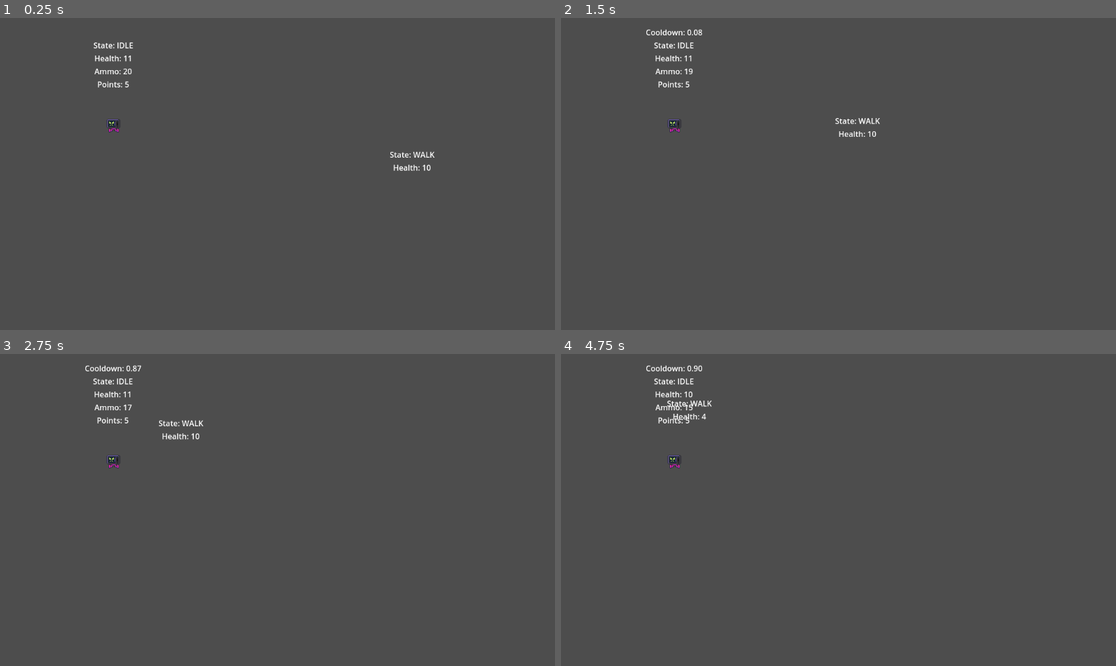
Above: before the commit, frames 1-4 (two rows, left to right).
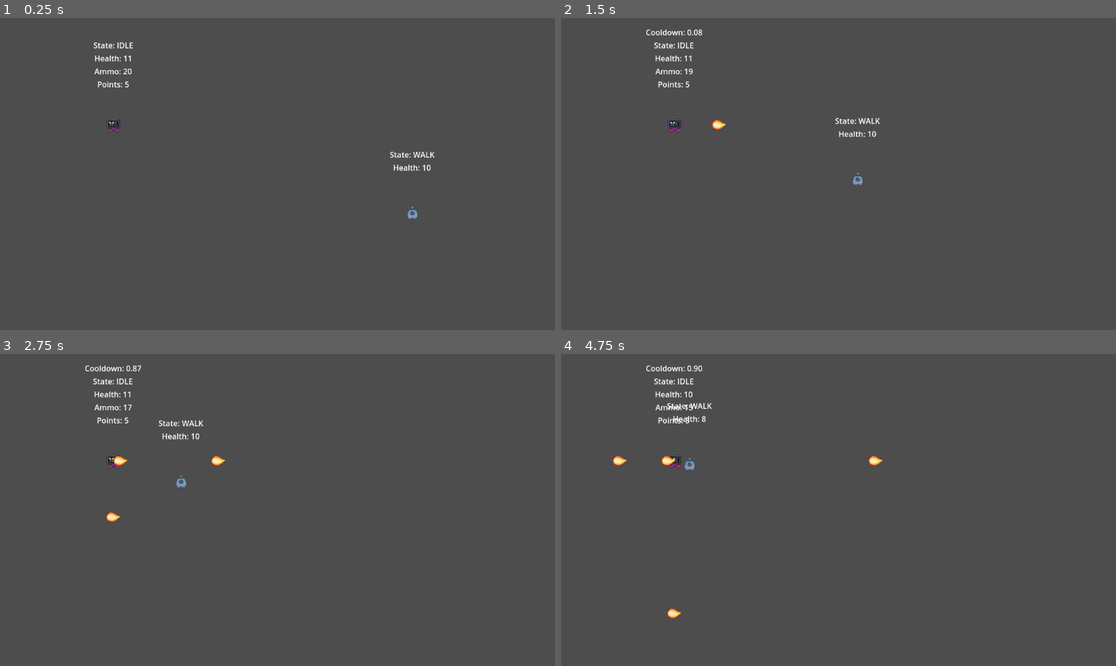
Above: after the commit, the same moments.

Repository: 1-lost-peon/3-minutes-on-high
Game: Godot game, scene res://scenes/debug_level.tscn
Same seed, same stepped clock (60 frames per second), same inputs: the game is played once before the commit and once after it.
Inputs:
- Up to frame 1 (0.25 s): no input
- Up to frame 2 (1.5 s): hold Right (attack_right) 0.53-1.28 s; hold Down (attack_down) from 1.28 s (still down)
- Up to frame 3 (2.75 s): release Down (attack_down) at 2.03 s; hold Right (attack_right) from 2.03 s (still down)
- Up to frame 4 (4.75 s): release Right (attack_right) at 2.78 s; hold Up (attack_up) 2.78-3.53 s; hold Left (attack_left) from 3.53 s (still down); tap X (debug_hurt) at 4.15 s

The runs differ from the first frame. In frame 1, less than 0.1% of the frame differs, in the area x 73-76%, y 60-65%; in frame 2, 0.1%; in frame 3, 0.2%; in frame 4, 0.5%, in the area x 9-58%, y 14-85%.

Commit message:
Added door, barricade, bullet png

Diff:
--- a/actors/barricade/barricade.gd
+++ b/actors/barricade/barricade.gd
@@ -1,13 +1,13 @@
 extends Node2D
-class_name Barricate
+class_name Barricade
 
-## Barricate in the world which is damageable.
+## Barricade in the world which is damageable.
 ## Enemies, Player and Projectiles can not pass through this obstacle.
 
-## Maximum hp of the barricate.
+## Maximum hp of the barricade.
 @export var max_hp : float = 25.0
 
-## Current hp of the barricate, defaults to the max_hp on ready.
+## Current hp of the barricade, defaults to the max_hp on ready.
 @onready var hp : float = self.max_hp
 
 func take_damage(amount : float) -> void:
@@ -18,11 +18,11 @@
 	else:
 		_show_take_damage_visual()
 
-# Show visual indicating barricate took damage.
+# Show visual indicating barricade took damage.
 func _show_take_damage_visual() -> void:
 	pass
 
-# Show the breaking barricate visual and then queue free this barricate.
+# Show the breaking barricade visual and then queue free this barricade.
 # Dont forget to disable being a obstacle feature while showing breaking visual.
 func _show_breaking_visual_and_queue_free() -> void:
 	pass
--- a/actors/bullets/bullets.tscn
+++ b/actors/bullets/bullets.tscn
@@ -1,10 +1,10 @@
 [gd_scene load_steps=4 format=3 uid="uid://b8kt0rrxbr81x"]
 
 [ext_resource type="Script" uid="uid://bocx6qpegtv7e" path="res://actors/bullets/bullets.gd" id="1_daqjf"]
-[ext_resource type="Texture2D" path="res://icon.svg" id="1_webx2"]
+[ext_resource type="Texture2D" uid="uid://dny3mrxsqwllq" path="res://actors/bullets/bullet.png" id="2_i6nwq"]
 
 [sub_resource type="CircleShape2D" id="CircleShape2D_webx2"]
-radius = 26.476404
+radius = 16.0
 
 [node name="Bullets" type="Area2D"]
 collision_layer = 0
@@ -12,14 +12,10 @@
 monitorable = false
 script = ExtResource("1_daqjf")
 
-[node name="Sprite2D" type="Sprite2D" parent="."]
-modulate = Color(3.3691526e-06, 0.5944735, 0.73033684, 1)
-scale = Vector2(2, 2)
-texture = ExtResource("1_webx2")
-region_enabled = true
-region_rect = Rect2(32, 48, 24, 32)
-
 [node name="CollisionShape2D" type="CollisionShape2D" parent="."]
 shape = SubResource("CircleShape2D_webx2")
 
+[node name="Bullet" type="Sprite2D" parent="."]
+texture = ExtResource("2_i6nwq")
+
 [connection signal="body_entered" from="." to="." method="_on_body_entered"]
--- a/actors/door/door.gd
+++ b/actors/door/door.gd
@@ -5,13 +5,13 @@
 
 @export var is_barricaded : bool = false
 @export var is_opened : bool = false
-@export var barricate_scene : PackedScene = null
+@export var barricade_scene : PackedScene = null
 
 ## Helper area to check if player is inside.
 @onready var _player_detection_area_2d: Area2D = $PlayerDetectionArea2D
 
-## Reference to the barricate if any exist at the moment.
-var barricate : Node2D = null
+## Reference to the barricade if any exist at the moment.
+var barricade : Node2D = null
 
 func _physics_process(_delta: float) -> void:
 	_handle_interaction_visual()
@@ -28,14 +28,14 @@
 
 	if event.is_action_pressed("barricade"):
 		if not is_barricaded:
-			set_barricate()
+			set_barricade()
 
-## Sets up barricate forcefully, make sure to check status first.
-func set_barricate() -> void:
-	# Set up barricate here.
+## Sets up barricade forcefully, make sure to check status first.
+func set_barricade() -> void:
+	# Set up barricade here.
 	is_barricaded = true
-	barricate = barricate_scene.instantiate() as Barricate
-	add_child(barricate)
+	barricade = barricade_scene.instantiate() as Barricade
+	add_child(barricade)
 
 ## Closes the door.
 func close() -> void:
--- a/actors/enemy/enemy.tscn
+++ b/actors/enemy/enemy.tscn
@@ -8,15 +8,12 @@
 
 [node name="Enemy" type="CharacterBody2D"]
 collision_layer = 3
+motion_mode = 1
 script = ExtResource("1_4gyqm")
 speed = 200.0
 
-[node name="Sprite2D" type="Sprite2D" parent="."]
-modulate = Color(1, 0.00999999, 0.00999999, 1)
-scale = Vector2(3, 3)
+[node name="Enemy" type="Sprite2D" parent="."]
 texture = ExtResource("2_r6xaq")
-region_enabled = true
-region_rect = Rect2(32, 48, 24, 32)
 
 [node name="Container" type="VBoxContainer" parent="."]
 anchors_preset = 7
--- a/actors/player/player.tscn
+++ b/actors/player/player.tscn
@@ -8,6 +8,7 @@
 size = Vector2(32, 32)
 
 [node name="Player" type="CharacterBody2D" groups=["player"]]
+motion_mode = 1
 script = ExtResource("1_onrkg")
 health = 11
 ammo = 20
--- a/scenes/game.tscn
+++ b/scenes/game.tscn
@@ -1,7 +1,10 @@
-[gd_scene load_steps=10 format=4 uid="uid://bfdi7ko7mp5b8"]
+[gd_scene load_steps=13 format=4 uid="uid://bfdi7ko7mp5b8"]
 
 [ext_resource type="Texture2D" uid="uid://bxwnwa4p6nl0u" path="res://assets/level_sprites.png" id="1_uwrxv"]
 [ext_resource type="PackedScene" uid="uid://dmhh7h3xot1lw" path="res://actors/player/player.tscn" id="2_yqjtg"]
+[ext_resource type="PackedScene" uid="uid://ckitdvv62o4s5" path="res://actors/enemy/enemy.tscn" id="3_iywne"]
+[ext_resource type="Texture2D" uid="uid://dv83ksu0bnc8c" path="res://actors/door/door.png" id="4_p57ef"]
+[ext_resource type="Texture2D" uid="uid://c6q33js31kocx" path="res://actors/barricade/barricade.png" id="5_u5sy4"]
 
 [sub_resource type="TileSetAtlasSource" id="TileSetAtlasSource_fc0e3"]
 texture = ExtResource("1_uwrxv")
@@ -1174,8 +1177,27 @@
 tile_set = SubResource("TileSet_feb5d")
 
 [node name="TileMapLayer" type="TileMapLayer" parent="."]
-tile_map_data = PackedByteArray("AAAAAAAAAAAAAAAAAAAAAAEAAAA …(360 unchanged characters)… MAAAAAAABAAAAAAAMAAEAAAABAAEAAAANAAAAAAAPAAAAAAANAAEAAAAPAAEAAAAOAAAAAAAQAAAAAAAOAAEAAAAQAAEAAAAPAAAAAAARAAAAAAAPAAEAAAARAAEAAAAQAAAAAAABAAAAAAAQAAEAAAABAAEAAAAR …(64930 unchanged characters)…
+tile_map_data = PackedByteArray("AAAAAAAAAAAAAAAAAAAAAAEAAAA …(360 unchanged characters)… MAAAAAAABAAAAAAAMAAEAAAABAAEAAAANAAAAAAASAAAAAAANAAEAAAASAAEAAAAOAAAAAAATAAAAAAAOAAEAAAATAAEAAAAPAAAAAAAUAAAAAAAPAAEAAAAUAAEAAAAQAAAAAAABAAAAAAAQAAEAAAABAAEAAAAR …(64930 unchanged characters)…
 tile_set = SubResource("TileSet_fc0e3")
 
 [node name="Player" parent="." instance=ExtResource("2_yqjtg")]
 position = Vector2(392, 307)
+
+[node name="Enemy" parent="." instance=ExtResource("3_iywne")]
+position = Vector2(623, 16)
+
+[node name="Door" type="Sprite2D" parent="."]
+position = Vector2(144, 736)
+texture = ExtResource("4_p57ef")
+
+[node name="Barricade3" type="Sprite2D" parent="."]
+position = Vector2(488, 30)
+texture = ExtResource("5_u5sy4")
+
+[node name="Barricade2" type="Sprite2D" parent="."]
+position = Vector2(465, 30)
+texture = ExtResource("5_u5sy4")
+
+[node name="Barricade" type="Sprite2D" parent="."]
+position = Vector2(442, 30)
+texture = ExtResource("5_u5sy4")
Binary file added: actors/barricade/barricade.png
Not shown, added: actors/barricade/barricade.png.import
Binary file added: actors/bullets/bullet.png
Not shown, added: actors/bullets/bullet.png.import
Binary file added: actors/door/door.png
Not shown, added: actors/door/door.png.import
